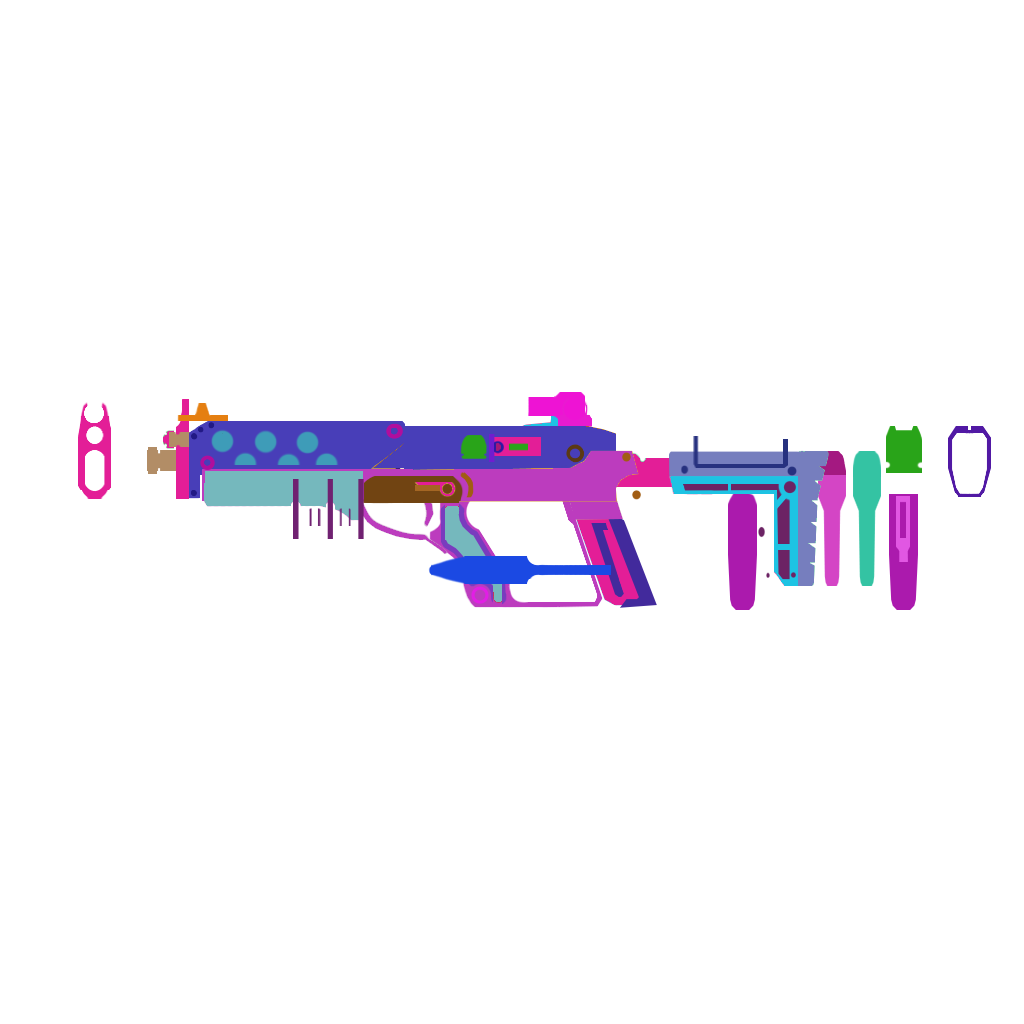
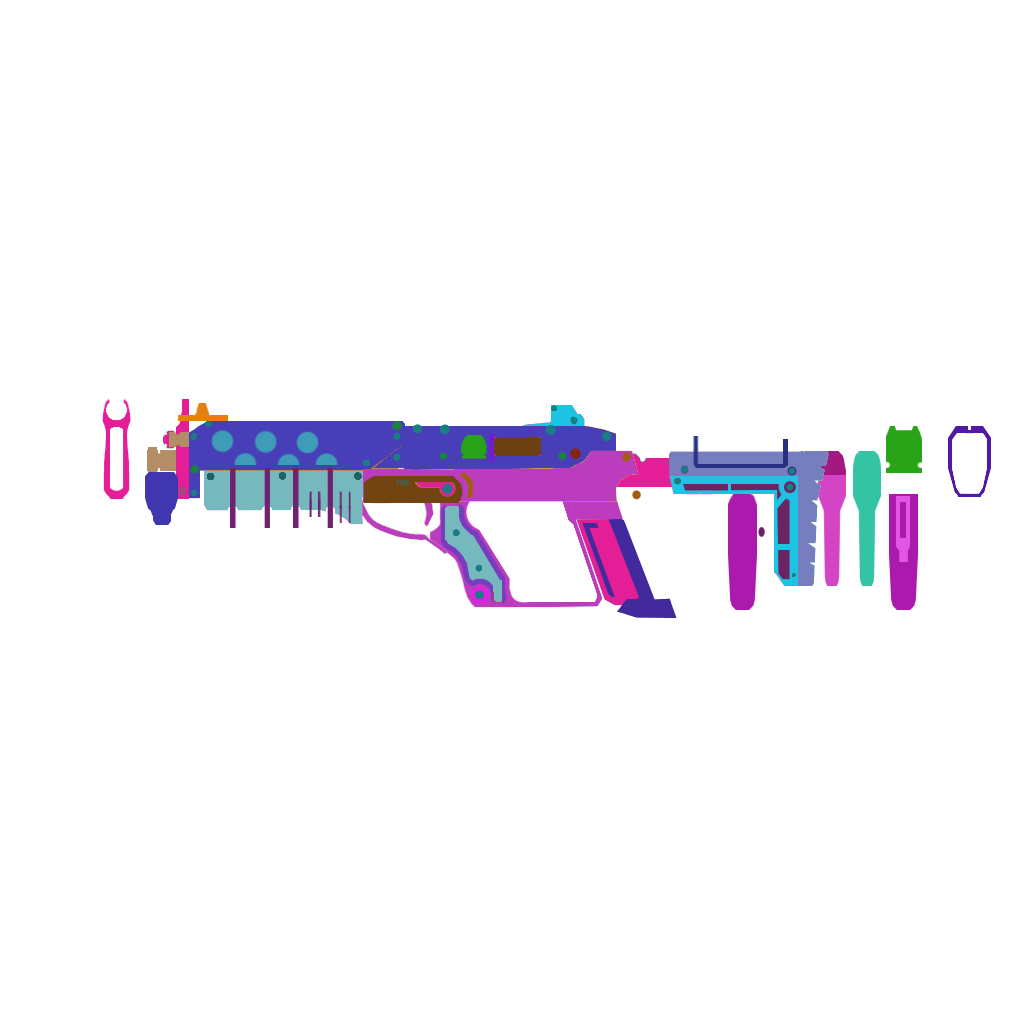
Comparing the layer stacks of the two 1024 × 1024 images. Changes:
showed "FRONT" (1st of 15, in "Handguard"), painted on it over left=145, top=472, right=795, bottom=525
painted on "SIDE_CUTOUT1" (1st of 10, in "Handguard") over left=230, top=468, right=364, bottom=539
moved "SIDE_CUTOUT3" (1st of 3, in "Handguard") above "SIDE_DETAIL_SCREW1", painted on it over left=309, top=491, right=351, bottom=526
renamed "SIDE_CUTOUT2" to "SIDE_CUTOUT4", hid it, painted on it over left=198, top=423, right=403, bottom=483
painted on "SIDE" (1st of 24, in "Handguard") over left=204, top=471, right=363, bottom=525
painted on "SIDE" (3rd of 24, in "LowerReceiver") over left=202, top=469, right=363, bottom=501
hid "TOP" (1st of 2, in "LowerReceiver" › "Grip") over left=428, top=556, right=611, bottom=584
painted on "SIDE_CUTOUT2" (2nd of 4, in "LowerReceiver" › "Magwell" › "Magazine") over left=582, top=523, right=624, bottom=597
removed layer "SIDE_CUTOUT2" (4th of 7, in "UpperReceiver") from group "UpperReceiver" over left=222, top=431, right=585, bottom=467
added layer "SIDE_DETAIL_SCREW1" (5th of 10, in "UpperReceiver") in group "UpperReceiver" over left=393, top=424, right=612, bottom=461
hid "TOP" (2nd of 2, in "UpperReceiver" › "RearSight") over left=528, top=392, right=585, bottom=421
removed layer "SIDE_CUTOUT2" (5th of 7, in "BarrelShroud") from group "BarrelShroud" over left=191, top=422, right=401, bottom=497
added layer "SIDE_DETAIL_RIVET1" (2nd of 2, in "BarrelShroud") in group "BarrelShroud" over left=190, top=421, right=402, bottom=473
added layer "SIDE_DETAIL_SCREW1" (7th of 10, in "BarrelShroud") in group "BarrelShroud" over left=190, top=421, right=401, bottom=496
added layer "SIDE_DETAIL_SCREW1" (8th of 10, in "Cheekrest" › "Stock") in group "Stock" over left=674, top=478, right=796, bottom=577
painted on "FRONT" (15th of 15, in "BarrelConnector") over left=78, top=398, right=131, bottom=499
…and 21 more changes (10 added, 9 painted, 3 visibility)
